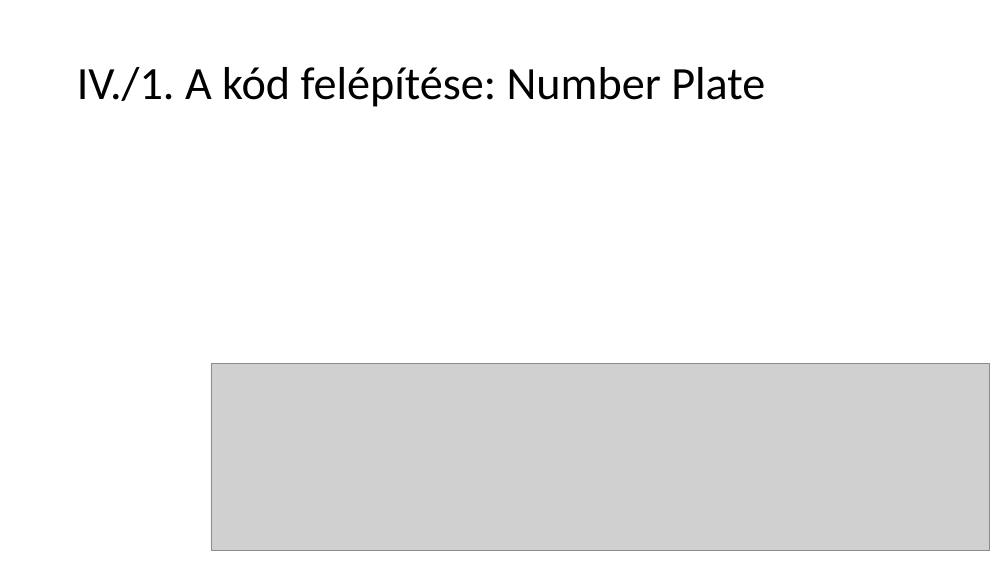
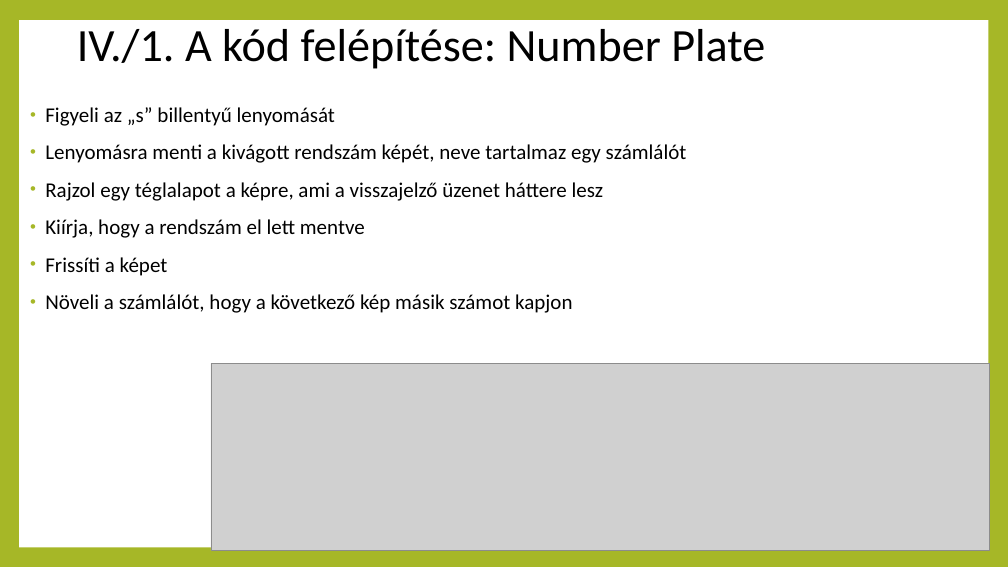
Before and after one commit to PatrikBauer/projektfeladatCV, a slide deck: slide 8 of projekthu.pptx. Drawn at 1008x567 pixels with LibreOffice and Linux fonts; fonts in the diff are those of the drawing; grey boxes stand for pictures. Boxes give left, top, right and bottom in pixels: in the first picture for what was removed or moved away, otherwise in the second. Text is boxed around its words. In the diff, an @@ line names an element or a change of style, - is before the commit and + after.

```diff
--- a/projekthu.pptx
+++ b/projekthu.pptx
@@ background #FFFFFF to #A6B727 @@
@@ rectangle added at [19, 20, 988, 547], fill #FFFFFF @@
@@ title "IV./1. A kód felépítése: Number ...": place and size @@
-title "IV./1. A kód felépítése: Number ..." at [77, 67, 765, 107]
+title "IV./1. A kód felépítése: Number ..." at [77, 29, 765, 69]
@@ text added at [45, 107, 687, 313], 20 pt, text #000000 @@
+• Figyeli az „s” billentyű lenyomását
+• Lenyomásra menti a kivágott rendszám képét, neve tartalmaz egy számlálót
+• Rajzol egy téglalapot a képre, ami a visszajelző üzenet háttere lesz
+• Kiírja, hogy a rendszám el lett mentve
+• Frissíti a képet
+• Növeli a számlálót, hogy a következő kép másik számot kapjon
```
Also in this commit, not shown: 16 other slides changed, 9 slides added, 4 other files.
